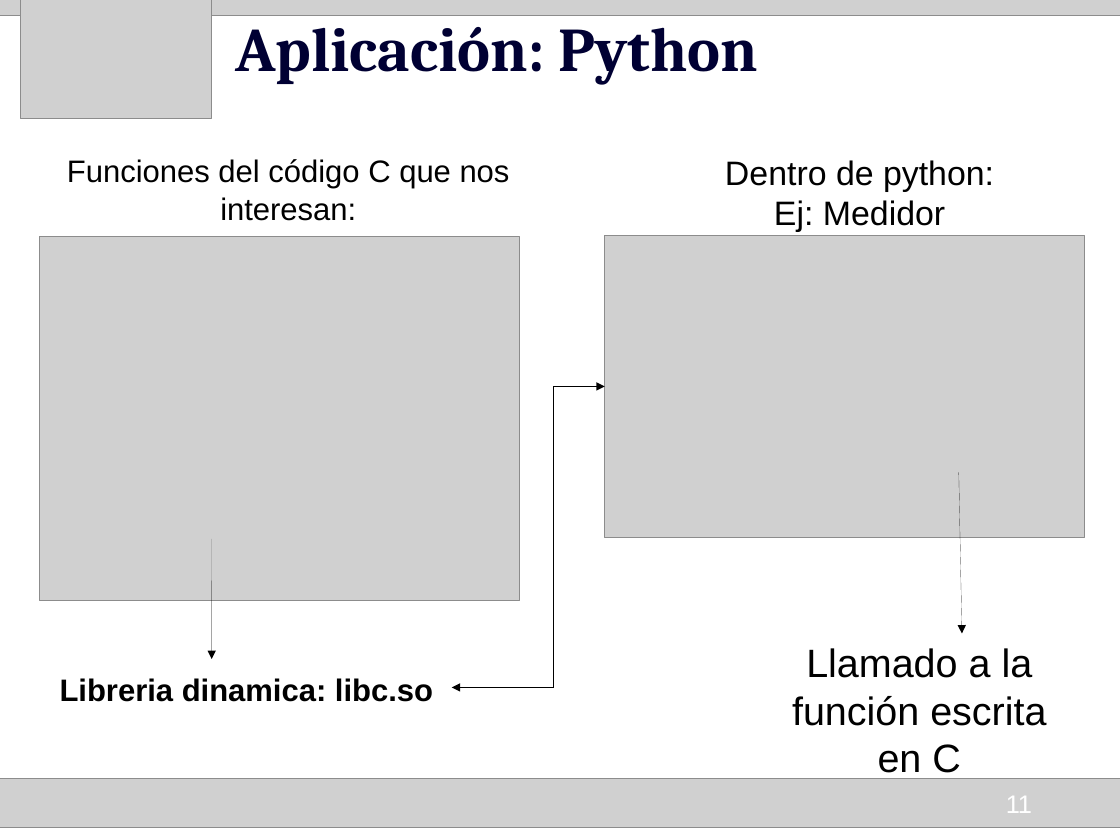
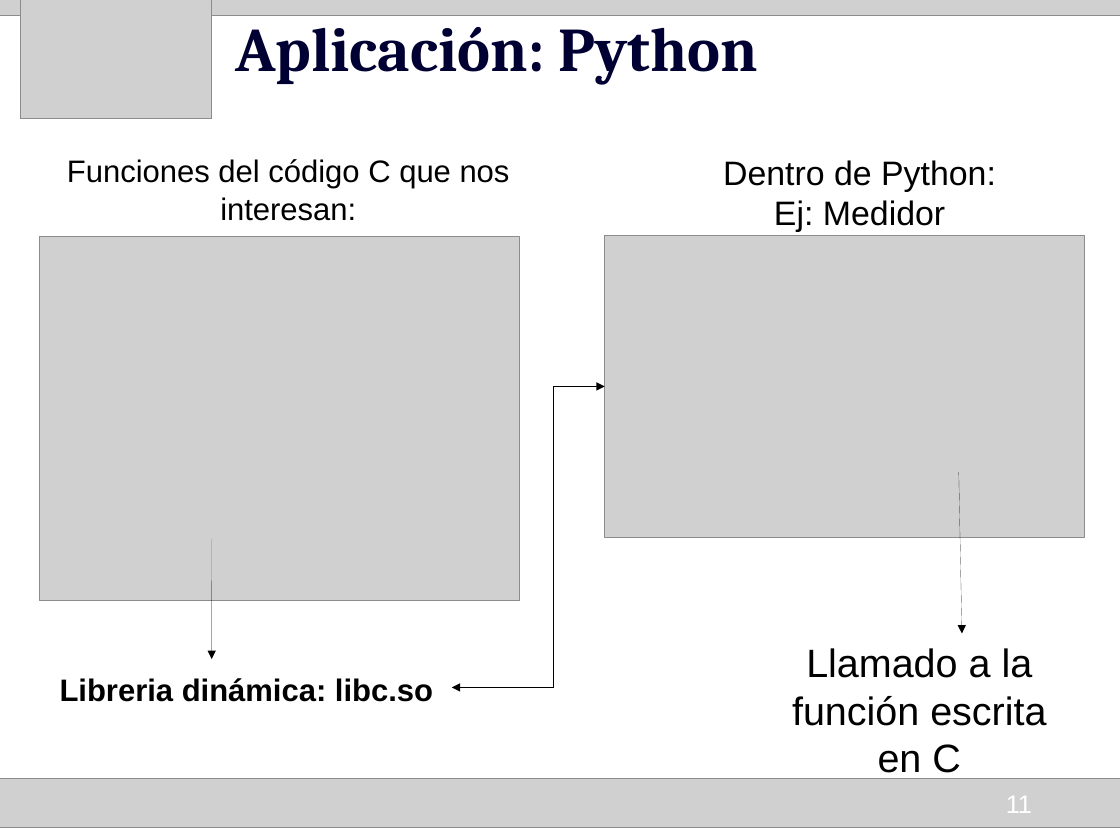
Before and after one commit to HumbertoCelleri/ljmd, a slide deck: slide 11 of presentacion/Presentacion_final.odp. Drawn at 1120x840 pixels with LibreOffice and Linux fonts; fonts in the diff are those of the drawing; grey boxes stand for pictures. Boxes give left, top, right and bottom in pixels: in the first picture for what was removed or moved away, otherwise in the second. Text is boxed around its words. In the diff, an @@ line names an element or a change of style, - is before the commit and + after.

Commit message:
Correccion de typos en la presentacion.

```diff
--- a/presentacion/Presentacion_final.odp
+++ b/presentacion/Presentacion_final.odp
@@ text at [723, 160, 996, 192]: text changed @@
-Dentro de python:
+Dentro de Python:
@@ text at [60, 678, 433, 702]: text changed @@
-Libreria dinamica: libc.so
+Libreria dinámica: libc.so
```
Also in this commit, not shown: 3 other slides changed, 5 other files.
